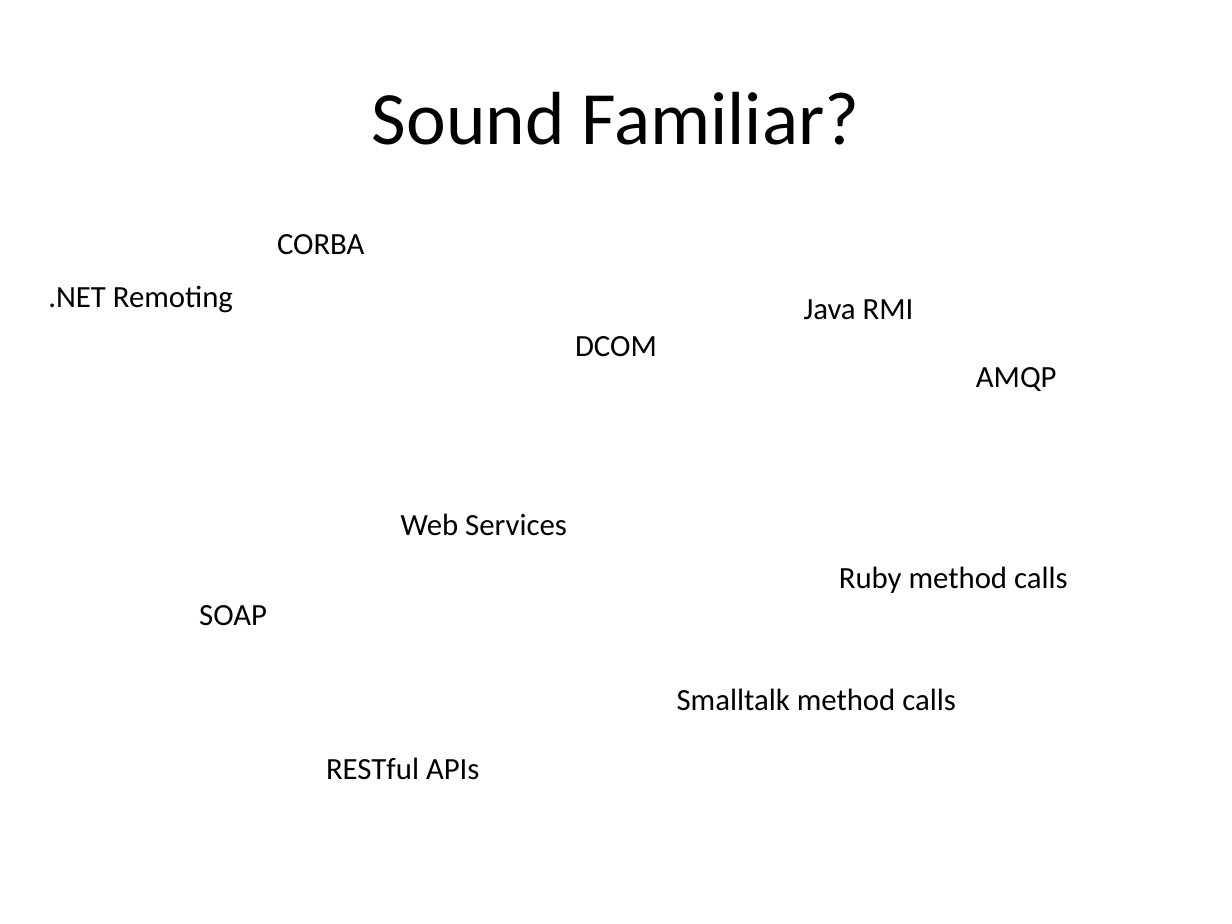
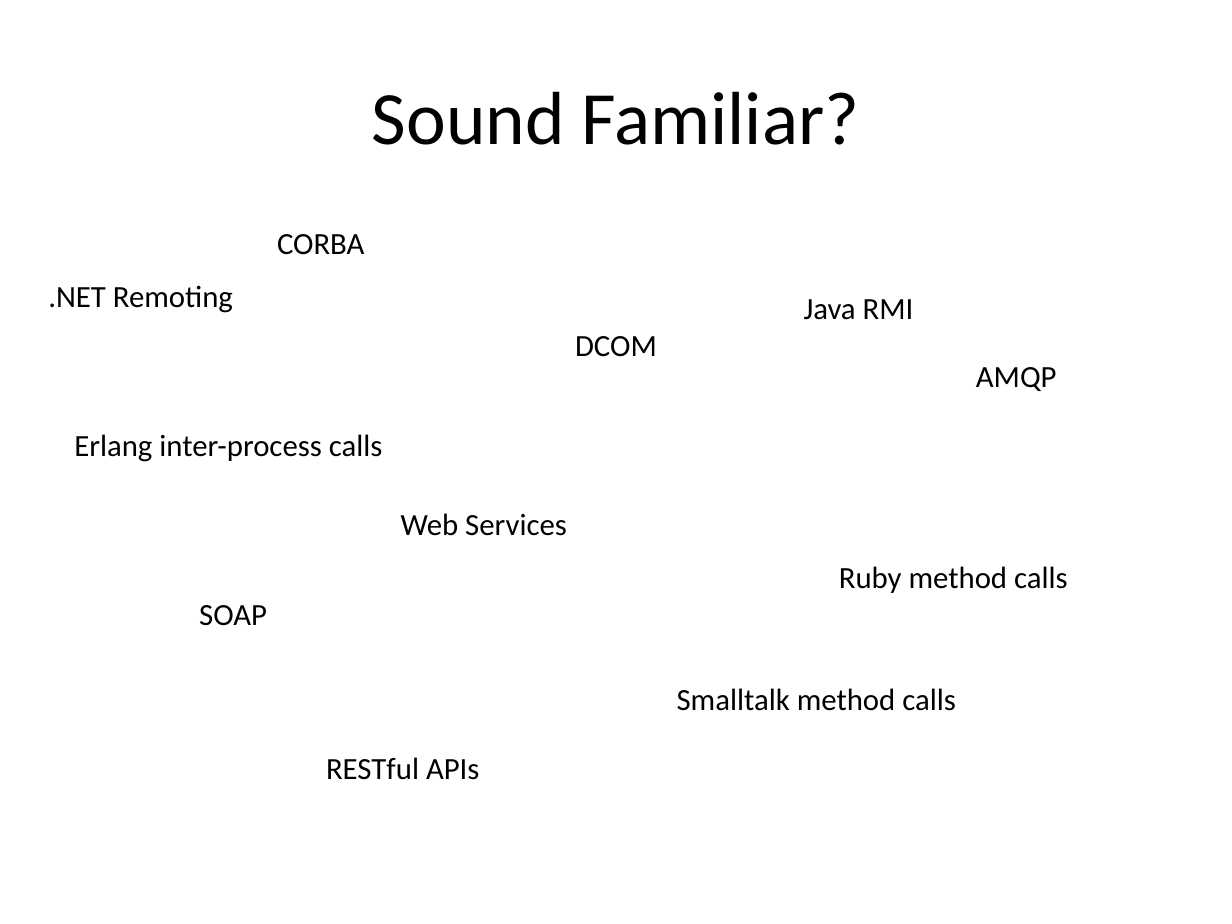
Before and after one commit to meadoch1/practical_messaging, a slide deck: slide 7 of Practical Messaging.pptx. Drawn at 1232x924 pixels with LibreOffice and Linux fonts; fonts in the diff are those of the drawing. Boxes give left, top, right and bottom in pixels: in the first picture for what was removed or moved away, otherwise in the second. Text is boxed around its words. In the diff, an @@ line names an element or a change of style, - is before the commit and + after.

```diff
--- a/Practical Messaging.pptx
+++ b/Practical Messaging.pptx
@@ text added at (x1=74, y1=434, x2=383, y2=462), 18 pt, text #000000 @@
+Erlang inter-process calls
```
Also in this commit, not shown: 23 other slides changed, 7 slides added, 1 other file.
